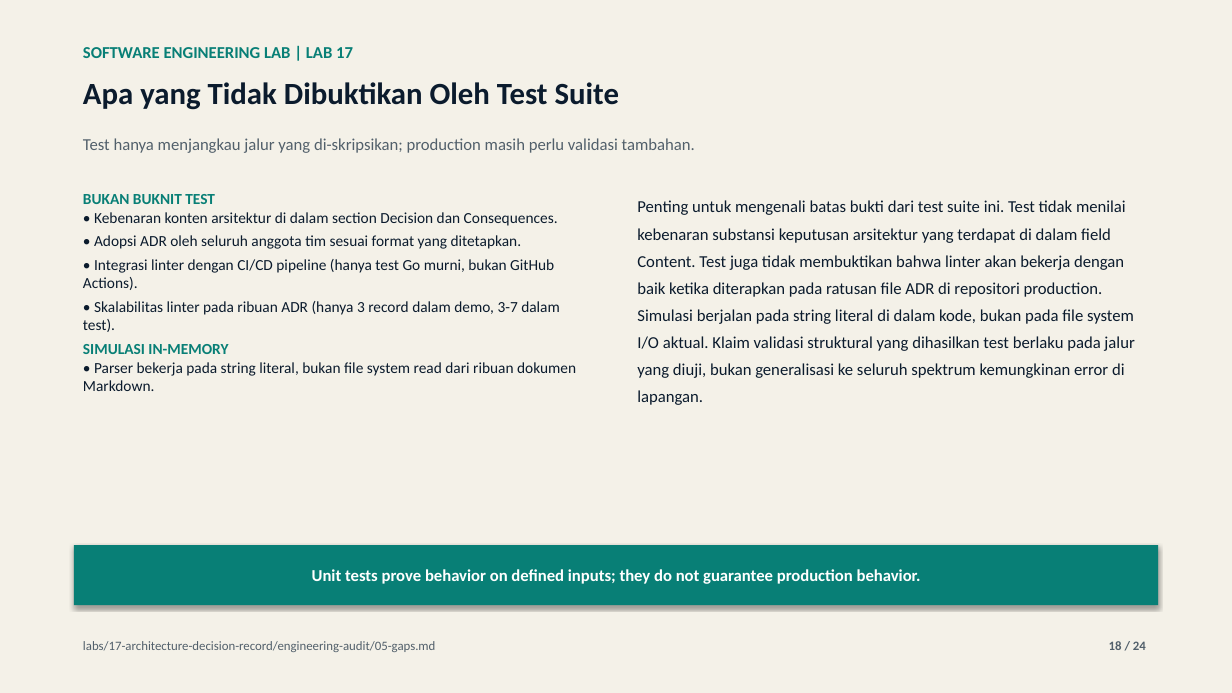
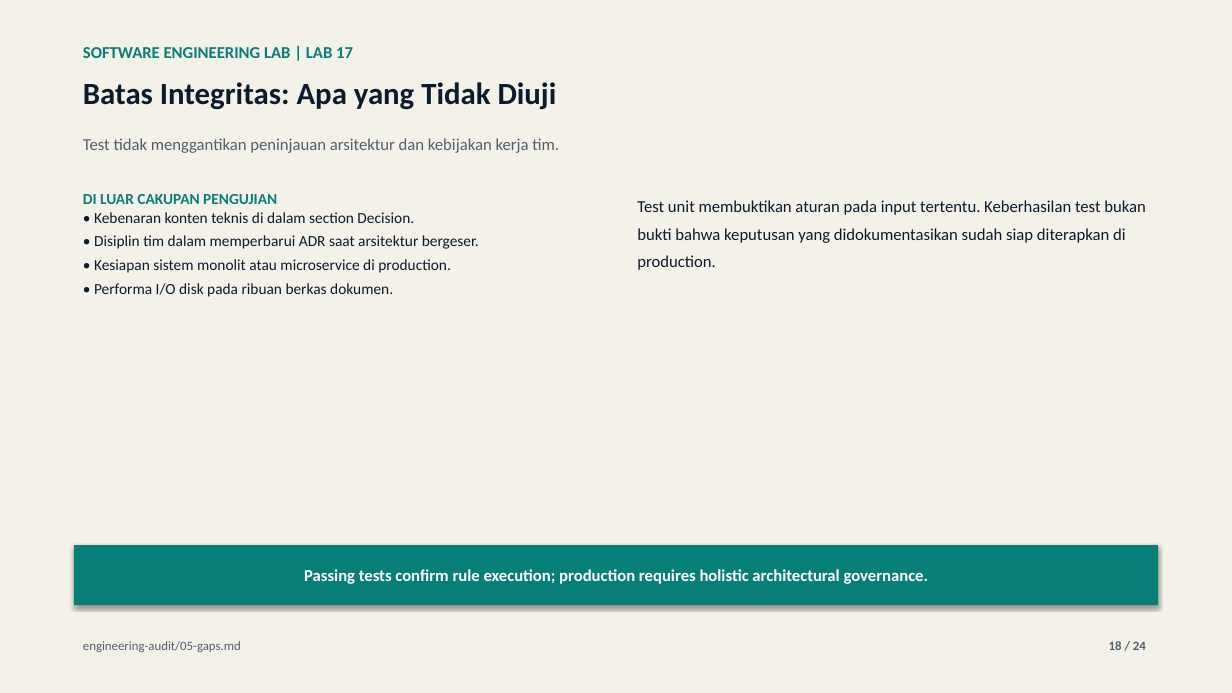
Before and after one commit to lukman-ss/software-engineering-lab, a slide deck: slide 18 of labs/17-architecture-decision-record/result/linkedin/lab-17-architecture-decision-record-carousel.pptx. Drawn at 1232x693 pixels with LibreOffice and Linux fonts; fonts in the diff are those of the drawing. Boxes give left, top, right and bottom in pixels: in the first picture for what was removed or moved away, otherwise in the second. Text is boxed around its words. In the diff, an @@ line names an element or a change of style, - is before the commit and + after.

```diff
--- a/labs/17-architecture-decision-record/result/linkedin/lab-17-architecture-decision-record-carousel.pptx
+++ b/labs/17-architecture-decision-record/result/linkedin/lab-17-architecture-decision-record-carousel.pptx
@@ text at <box>83,82,557,110</box>: text changed @@
-Apa yang Tidak Dibuktikan Oleh Test Suite
+Batas Integritas: Apa yang Tidak Diuji
@@ text at <box>83,138,559,153</box>: text changed @@
-Test hanya menjangkau jalur yang di-skripsikan; production masih perlu validasi tambahan.
+Test tidak menggantikan peninjauan arsitektur dan kebijakan kerja tim.
@@ text at <box>83,194,479,297</box>: text changed @@
-BUKAN BUKNIT TEST
-• Kebenaran konten arsitektur di dalam section Decision dan Consequences.
-• Adopsi ADR oleh seluruh anggota tim sesuai format yang ditetapkan.
-• Integrasi linter dengan CI/CD pipeline (hanya test Go murni, bukan GitHub Actions).
-• Skalabilitas linter pada ribuan ADR (hanya 3 record dalam demo, 3-7 dalam test).
-SIMULASI IN-MEMORY
-• Parser bekerja pada string literal, bukan file system read dari ribuan dokumen Markdown.
+DI LUAR CAKUPAN PENGUJIAN
+• Kebenaran konten teknis di dalam section Decision.
+• Disiplin tim dalam memperbarui ADR saat arsitektur bergeser.
+• Kesiapan sistem monolit atau microservice di production.
+• Performa I/O disk pada ribuan berkas dokumen.
@@ text at <box>637,200,1146,270</box>: text changed @@
-Penting untuk mengenali batas bukti dari test suite ini. Test tidak menilai kebenaran substansi keputusan arsitektur yang terdapat di dalam field Content. Test juga tidak membuktikan bahwa linter akan bekerja dengan baik ketika diterapkan pada ratusan file ADR di repositori production. Simulasi berjalan pada string literal di dalam kode, bukan pada file system I/O aktual. Klaim validasi struktural yang dihasilkan test berlaku pada jalur yang diuji, bukan generalisasi ke seluruh spektrum kemungkinan error di lapangan.
+Test unit membuktikan aturan pada input tertentu. Keberhasilan test bukan bukti bahwa keputusan yang didokumentasikan sudah siap diterapkan di production.
@@ text in rectangle at <box>304,569,929,584</box>: text changed @@
-Unit tests prove behavior on defined inputs; they do not guarantee production behavior.
+Passing tests confirm rule execution; production requires holistic architectural governance.
@@ text at <box>83,641,241,652</box>: text changed @@
-labs/17-architecture-decision-record/engineering-audit/05-gaps.md
+engineering-audit/05-gaps.md
```
Also in this commit, not shown: 21 other slides changed, 5 other files.
